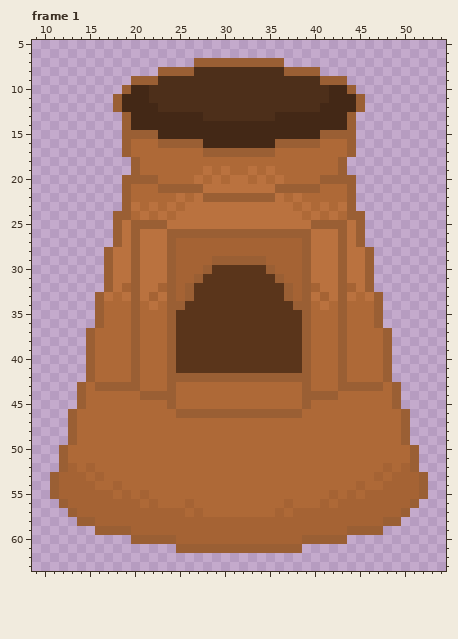
One commit to this pixel-art file: build/Aseprite files/Furnace .aseprite. Above: the version before the commit.
64x64 pixels, 1 frame. Shown: frame 1: x 9..54, y 5..63. The commit also changed other frames, which this record leaves out.
Now the later version:
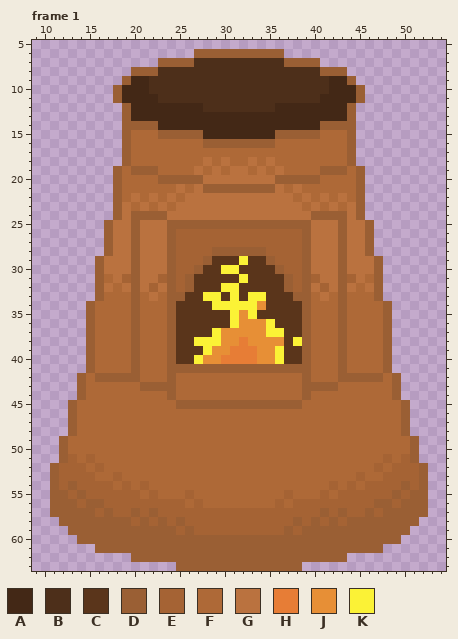
Palette (. is transparent): A #432816  B #4d2f1a  C #5a351b  D #9a5f34  E #a56334  F #ae6937  G #ba723f  H #e77d36  J #e78f36  K #fbf236
The edit:
layer "Layer 1" added
Changed rows in their new state; - is an unchanged pixel.
Frame 1, layer "Flattened":
first column x 11:
 6 ----------------DDDDDDDDDD----------------
 7 ------------DDDDBBBBBBBBBBDDDD------------
 8 ---------DDDBBBB----------BBBBDDD---------
 9 --------DAAB------------------BAAD--------
10 -------DA------------------------AD-------
11 -----------A------------------A-----------
12 -------.D---AAAAA--------AAAAA---D.-------
13 -----------------AAAAAAAA-----------------
14 ---------DDD------------------DDD---------
15 ---------FFFDDDDD--------DDDDDFFF---------
16 ------------FFFFFDDDDDDDDFFFFF------------
17 -----------------FFFFFFFF-----------------
18 --------DF-------G-G--G-G-------FD--------
19 -------DF-DD----GFGFGGFGFG----DD-FD-------
20 -------DFFFFDDDDDG-G--G-GDDDDDFFFFD-------
21 -------DF---FFGFGDDDDDDDDGFGFF---FD-------
22 -------DFG-G-GFG-GGGGGGGG-GFG-G-GFD-------
23 -------DGFGFGFG------------GFGFGFGD-------
24 --------GDDDDG--------------GDDDDG--------
25 ------DG--GGGDDDDDDDDDDDDDDDDGGG--GD------
26 ------DG------EEEEEEEEEEEEEE------GD------
27 ------DG--------------------------GD------
28 ------------------DDDDDD------------------
29 -----DG----------DCCCKCCD----------GD-----
30 -----DG---------DC-KK---CD---------GD-----
31 -----DF-E---E--DC----K---CD--E---E-FD-----
32 -----DGFG--EG------KK--------GE--GFGD-----
33 ------F-F-FGF-DC-KK-K-KK--CD-FGF-F-F------
34 ----DF-----F--C---KKKKKJ---C--F-----FD----
35 ----DF--------------KJK-------------FD----
36 ----DF--------------KJJJK-----------FD----
37 ------------------KJJJJJKK----------------
38 ----------------KKKJJHJJJJ-K--------------
39 -----------------KJJHHHJJK----------------
40 ----------------KJJHHHHJJK----------------
41 --------------DDDDDDDDDDDDDD--------------
42 ---DFDDDD-----FFFFFFFFFFFFFF-----DDDDFD---
43 -----FFFFFDDD----------------DDDFFFFF-----
44 ----------FFF----------------FFF----------
45 --DF---------FDDDDDDDDDDDDDDF---------FD--
46 --------------FFFFFFFFFFFFFF--------------
49 -DF------------------------------------FD-
51 --E-E--------------------------------E-E--
52 DE-EFE------------------------------EFE-ED
53 ----EF-E--------------------------E-FE----
54 --D--EEFE-E--------------------E-EFEE--D--
55 -D-D---E-EFE---E----------E---EFE-E---D-D-
56 D-D-DD----E-EEEFE--------EFEEE-E----DD-D-D
57 DD-DD-D--D-D---E-EEEEEEEE-E---D-D--D-DD-DD
58 -DD--DDDD-D-D-D------------D-D-D-DDDD--DD-
59 --DDD----DDDDD-D----------D-DDDDD----DDD--
60 ---DDDDDD-----DDDDDDDDDDDDDD-----DDDDDD---
61 -----DDDDDDDDD--------------DDDDDDDDD-----
62 ---------DDDDDDDDDDDDDDDDDDDDDDDD---------
63 --------------DDDDDDDDDDDDDD--------------
Where, in picture pixels (left, top, right, bottom), the same in both pictures:
changed: (50, 49, 428, 571)
